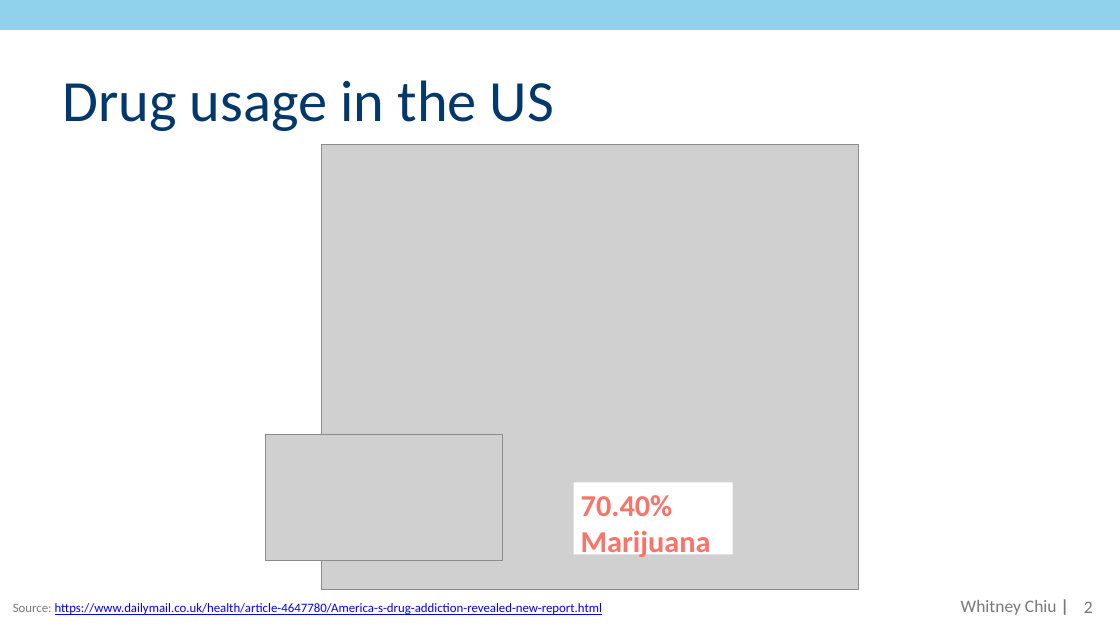
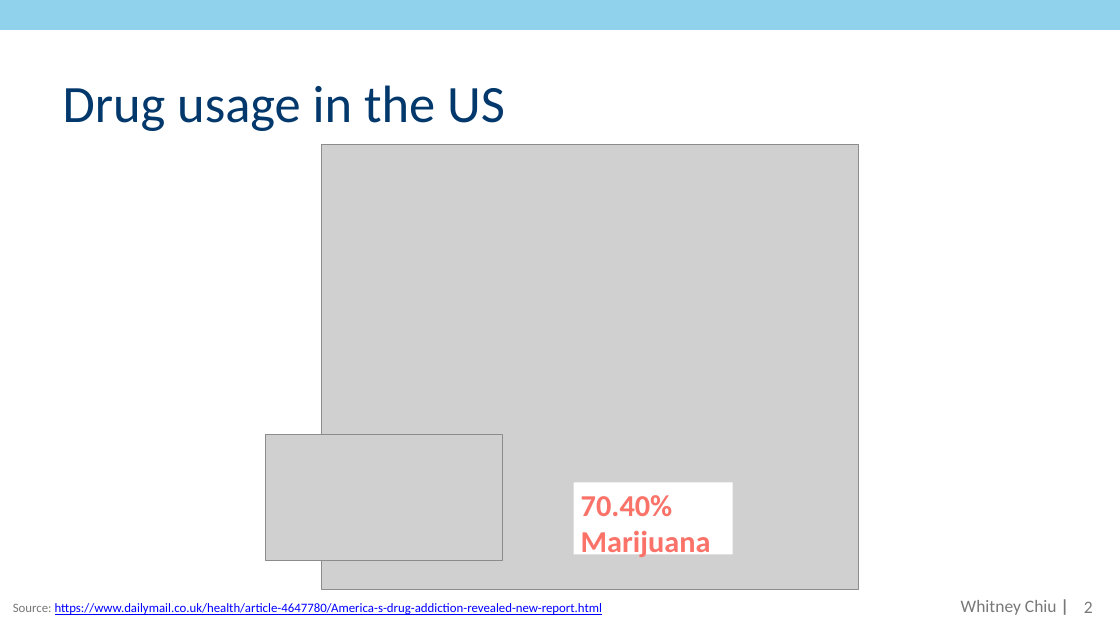
Before and after one commit to whitneychiu/CocaineUsagePrediction, a slide deck: slide 2 of Whitney-CocainUsagePrediction.pptx. Drawn at 1120x630 pixels with LibreOffice and Linux fonts; fonts in the diff are those of the drawing; grey boxes stand for pictures. Boxes give left, top, right and bottom in pixels: in the first picture for what was removed or moved away, otherwise in the second. Text is boxed around its words. In the diff, an @@ line names an element or a change of style, - is before the commit and + after.

```diff
--- a/Whitney-CocainUsagePrediction.pptx
+++ b/Whitney-CocainUsagePrediction.pptx
@@ title "Drug usage in the US" at (x1=63, y1=85, x2=505, y2=131): size 100 to 90 pt @@
```
Also in this commit, not shown: 4 other slides changed.
